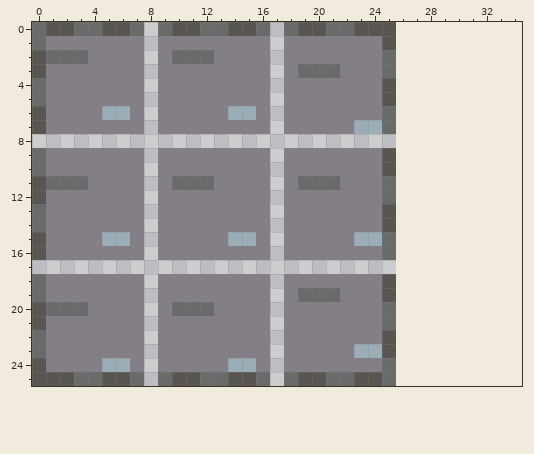
Pixel-art file, stored at Assets/Sprites/JailFloor1.aseprite. The first picture shows the starting point.
26x26 pixels, 1 frame. The old version is drawn lined up with the new one, on the new canvas.
After the commit:
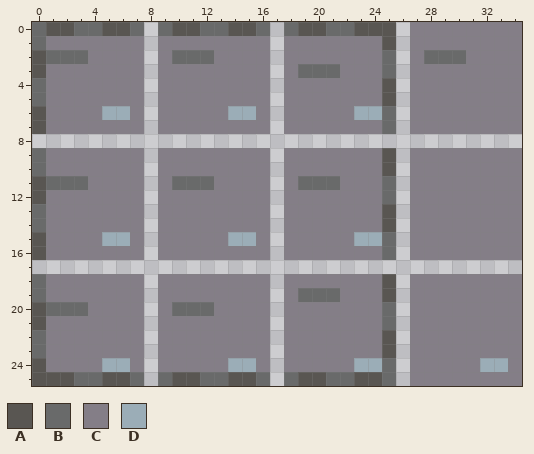
Palette (. is transparent): A #595652  B #696a6a  C #847e87  D #9badb7
What changed:
canvas 26x26 -> 35x26
@@ x 21..34 @@
- 0 BBAAA.........
- 1 CCCCA.........
- 2 CCCCB.........
- 3 BCCCB.........
- 4 CCCCA.........
- 5 CCCCA.........
- 6 CCCCB.........
- 7 CCDDB.........
+ 0 BBAAA.CCCCCCCC
+ 1 CCCCA.CCCCCCCC
+ 2 CCCCB.CBBBCCCC
+ 3 BCCCB.CCCCCCCC
+ 4 CCCCA.CCCCCCCC
+ 5 CCCCA.CCCCCCCC
+ 6 CCDDB.CCCCCCCC
+ 7 CCCCB.CCCCCCCC
  8 ..............
- 9 CCCCA.........
-10 CCCCA.........
-11 BCCCB.........
-12 CCCCB.........
-13 CCCCA.........
-14 CCCCA.........
-15 CCDDB.........
-16 CCCCB.........
+ 9 CCCCA.CCCCCCCC
+10 CCCCA.CCCCCCCC
+11 BCCCB.CCCCCCCC
+12 CCCCB.CCCCCCCC
+13 CCCCA.CCCCCCCC
+14 CCCCA.CCCCCCCC
+15 CCDDB.CCCCCCCC
+16 CCCCB.CCCCCCCC
 17 ..............
-18 CCCCA.........
-19 BCCCA.........
-20 CCCCB.........
-21 CCCCB.........
-22 CCCCA.........
-23 CCDDA.........
-24 CCCCB.........
-25 BBAAB.........
+18 CCCCA.CCCCCCCC
+19 BCCCA.CCCCCCCC
+20 CCCCB.CCCCCCCC
+21 CCCCB.CCCCCCCC
+22 CCCCA.CCCCCCCC
+23 CCCCA.CCCCCCCC
+24 CCDDB.CCCCCDDC
+25 BBAAB.CCCCCCCC
Boxes around the changes in both pictures, in picture pixels (x1, y1, x2, y2):
changed: (354, 22, 522, 386)
